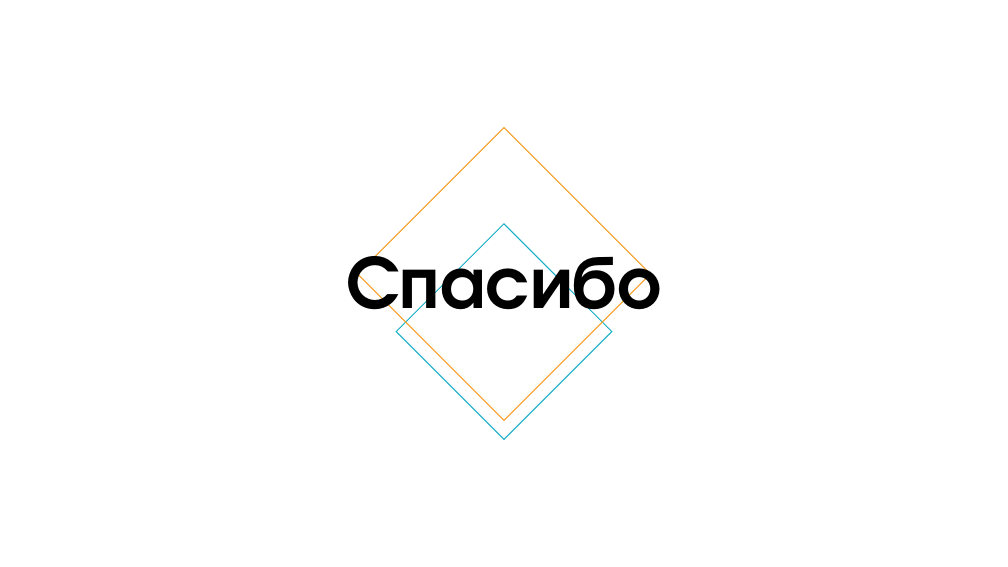
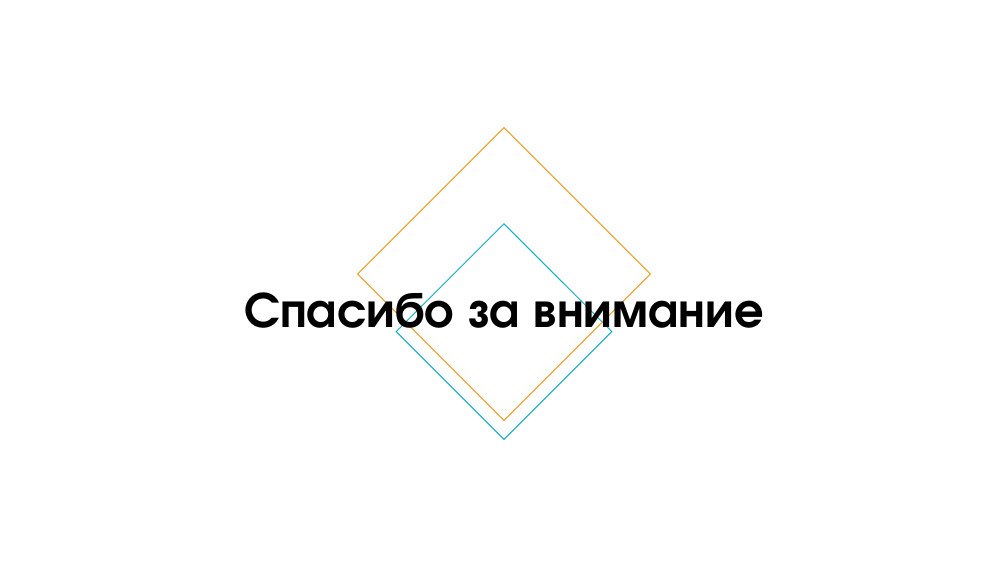
Before and after one commit to YoungMayne/Anonimus, a slide deck: slide 10 of Presentation.pptx (slide 12 before the commit). Drawn at 1008x567 pixels with LibreOffice and Linux fonts; fonts in the diff are those of the drawing. Boxes give left, top, right and bottom in pixels: in the first picture for what was removed or moved away, otherwise in the second. Text is boxed around its words. In the diff, an @@ line names an element or a change of style, - is before the commit and + after.

```diff
--- a/Presentation.pptx
+++ b/Presentation.pptx
@@ title at bbox=[244, 279, 764, 340]: text changed; size 72 to 48 pt @@
-Спасибо
+Спасибо за внимание
```
Also in this commit, not shown: 4 other slides changed, 3 slides added, 4 slides removed.
